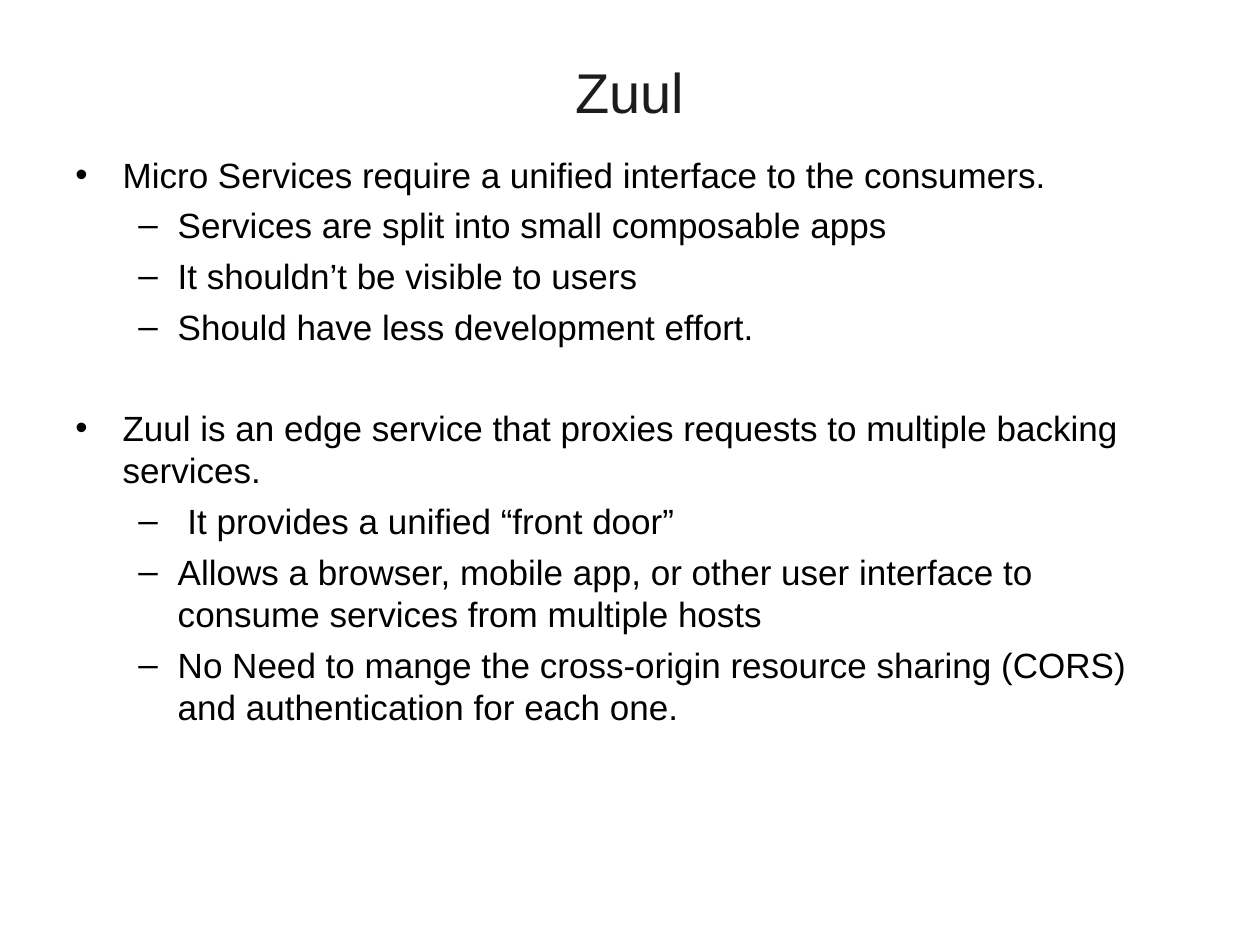
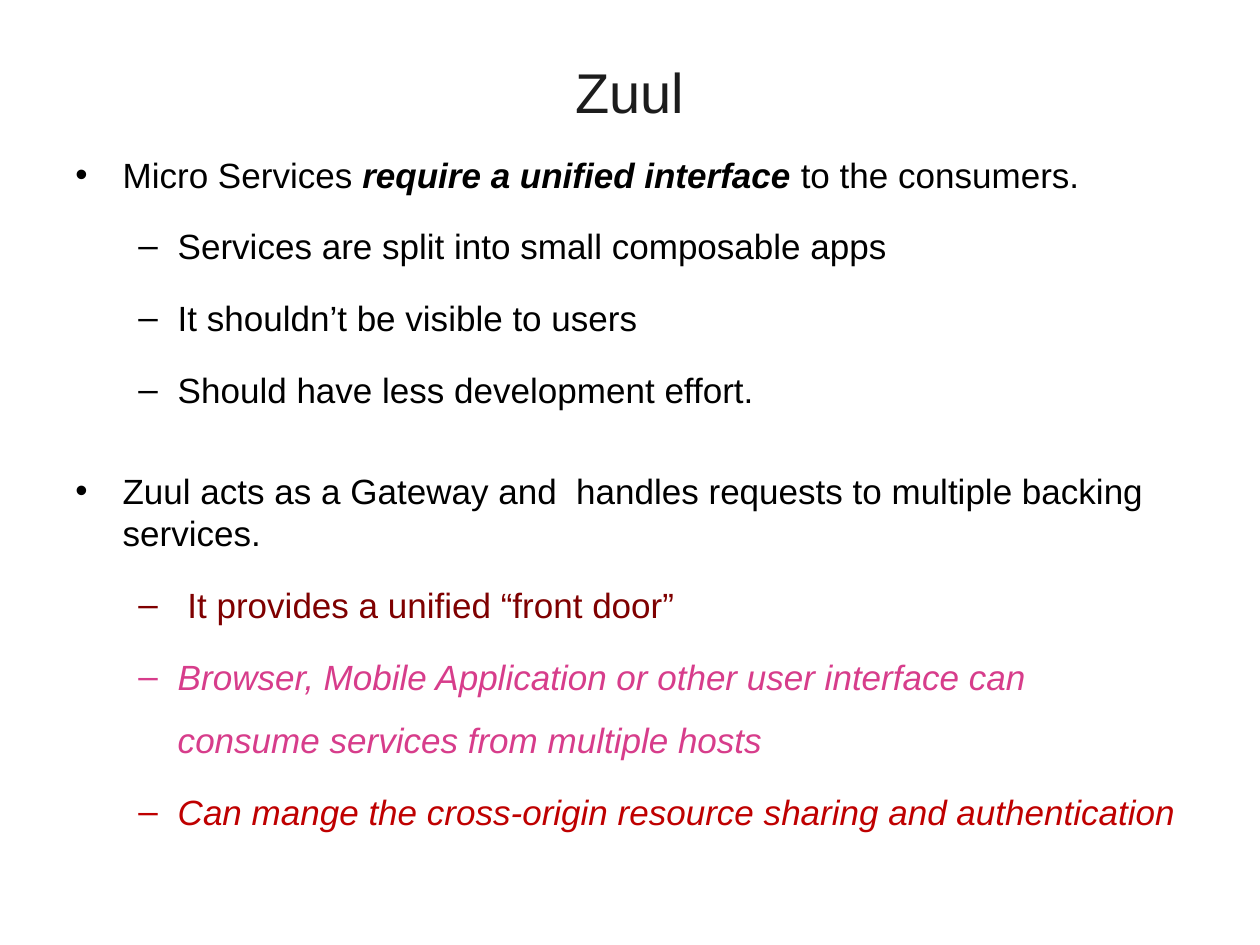
Before and after one commit to vatsank/spring_presentations, a slide deck: slide 148 of SpringMicroService_Module1_Ver01.ppt (slide 135 before the commit). Drawn at 1260x945 pixels with LibreOffice and Linux fonts; fonts in the diff are those of the drawing; background and template pictures are left out. Boxes give left, top, right and bottom in pixels: in the first picture for what was removed or moved away, otherwise in the second. Text is boxed around its words. In the diff, an @@ line names an element or a change of style, - is before the commit and + after.

```diff
--- a/SpringMicroService_Module1_Ver01.ppt
+++ b/SpringMicroService_Module1_Ver01.ppt
@@ text at [123,162,1079,625]: bold on, italic on in "require a unified interface"; text colour #000000 to #7F0000 in "It provides a unified “front door”"; line spacing 1 to 1.5; bullet colour #000000 to #7F0000 @@
@@ text at [123,478,1143,547]: text changed @@
-• Zuul is an edge service that proxies requests to multiple backing services.
+• Zuul acts as a Gateway and handles requests to multiple backing services.
@@ text at [178,664,1174,831]: text changed; text colour #000000 to #D73D8B; italic on @@
-  – Allows a browser, mobile app, or other user interface to consume services from multiple hosts
-  – No Need to mange the cross-origin resource sharing (CORS) and authentication for each one.
+  – Browser, Mobile Application or other user interface can consume services from multiple hosts
+  – Can mange the cross-origin resource sharing and authentication
```
Also in this commit, not shown: 46 other slides changed, 22 slides added, 4 slides removed, 2 other files.
